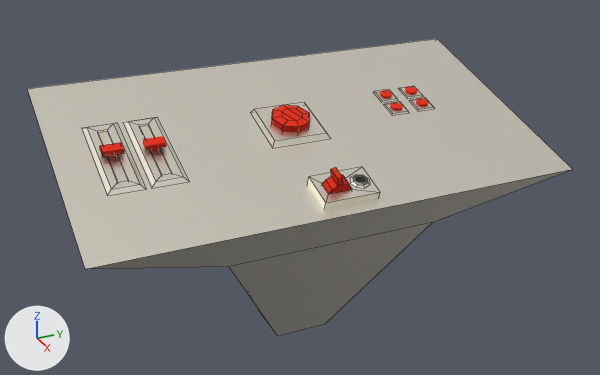
What one commit did to the FBX model Assets/VRexo.fbx.
Both versions are drawn from a 50 mm lens placed at (8.0, -3.48, 5.74), pointed at (-0.02, 0.13, 1.73). Arrows for +X, +Y and +Z are at lower left; the lights stay in place. Mesh edges are drawn as thin lines on the coarser meshes. Where no turn or scale is listed for an object, it has been applied to the vertices.

The first picture shows 'Push_Interactable.001', 'sm_Flip_Interactable.001', 'sm_MiniBoutons_Base.005'.
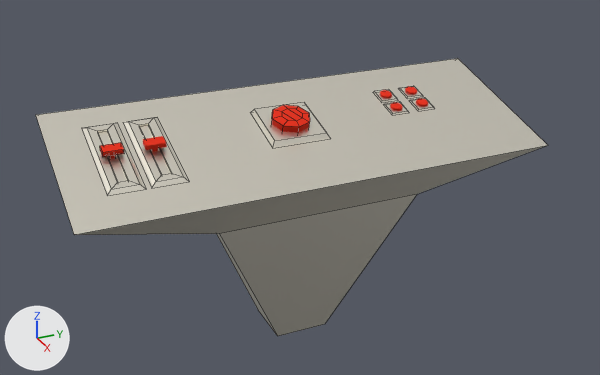
What the commit changed:
me_plane_025 has 132 vertices, 98 faces and spans x -1.32..1.51, y -2.6..2.75, z 0.0..2.9.
me_plane_025 is used by ob_sm_miniboutons_base_005; location (0.0, 0.0, 0.002).
Verts and faces of me_plane_025; kept vertices keep their numbers, new ones are numbered from 132.
Before the commit, vertices of me_plane_025: 8 (1.18, 1.18, 1.62) at pixel (432, 222), 10 (1.18, -1.18, 1.62) at pixel (228, 266), 16 (1.51, -2.6, 2.1) at pixel (85, 269), 17 (-1.32, -2.6, 2.9) at pixel (27, 88), 18 (1.51, 2.75, 2.1) at pixel (572, 169).
Before the commit, vertices of me_plane_025: 19 (-1.32, 2.75, 2.9) at pixel (437, 38).
me_plane_025 part 1: the loose piece of 32 vertices spanning x 1.1..1.31, y 0.14..0.36, z 2.25..2.33 is deleted.
me_plane_025 part 2: the loose piece of 16 vertices spanning x 0.96..1.4, y -0.23..0.38, z 2.1..2.34 is deleted.
Part 3, on me_plane_025:
Vertex 8 moves to (0.75, 1.24, 1.76), pixel (417, 194).
Vertex 10 moves to (0.75, -1.12, 1.76), pixel (219, 233).
Vertex 16 moves to (1.07, -2.6, 2.22), pixel (74, 234).
Vertex 18 moves to (1.07, 2.75, 2.22), pixel (548, 145).
Vertex 17 moves to (-0.81, -2.6, 2.76), pixel (35, 114).
Vertex 19 moves to (-0.81, 2.75, 2.76), pixel (457, 58).
me_plane_025 no longer uses material mat_material_002 (black #000000).
Object 'sm_Flip_Interactable.001' (ob_sm_flip_interactable_001) is deleted.

Changed parts and their boxes [x1, y1, x2, y2] in the pictures (600 x 375 px; the box of a moved part takes in the faces that stretch with it):
'sm_MiniBoutons_Base.005', reshaped (6% shorter)
    before: [28, 39, 572, 336]
    after: [36, 58, 548, 336]
'sm_Flip_Interactable.001', deleted
    before: [322, 167, 351, 194]
part 1 of me_plane_025, deleted
    before: [350, 175, 370, 188]
part 2 of me_plane_025, deleted
    before: [308, 167, 380, 209]
part 3 of me_plane_025, moved or reshaped
    before: [28, 39, 572, 331]
    after: [36, 58, 548, 331]
